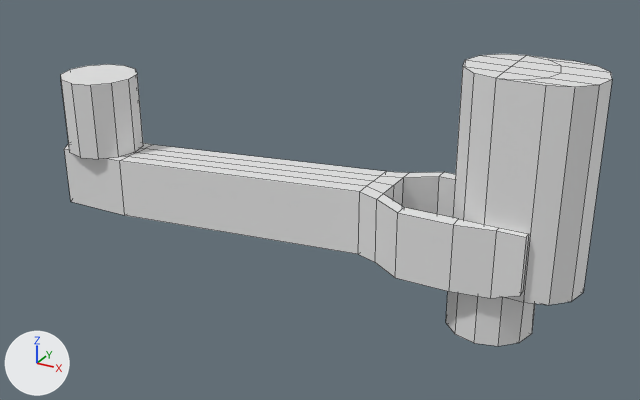
A saved change to the OBJ model art/3D_Env/3D_Assets/3D_Models/Env_Models/Panopticon/CellCranePrt.03.obj.
The view is the same before and after, from a camera (50 mm lens) standing at (6.64, -22.66, 14.12) and looking at (-5.9, 0.16, 2.71). Lighting does not change. The marker at lower left points along +X, +Y and +Z. The older version comes first. Mesh edges are drawn as thin lines. Where no turn or scale is listed for an object, it has been applied to the vertices.

The older version as bpy lines, for what is in view:
```python
me_cellcraneprt_03 = bpy.data.meshes.new('CellCranePrt.03')
me_cellcraneprt_03.from_pydata(...)  # 152 vertices, 138 faces; spans x -16.0..2.6, y -1.8..1.8, z 0.0..7.9
ob_cellcraneprt_03 = bpy.data.objects.new('CellCranePrt.03', me_cellcraneprt_03)
ob_cellcraneprt_03.location = (0.0, 0.0, 0.0)
```
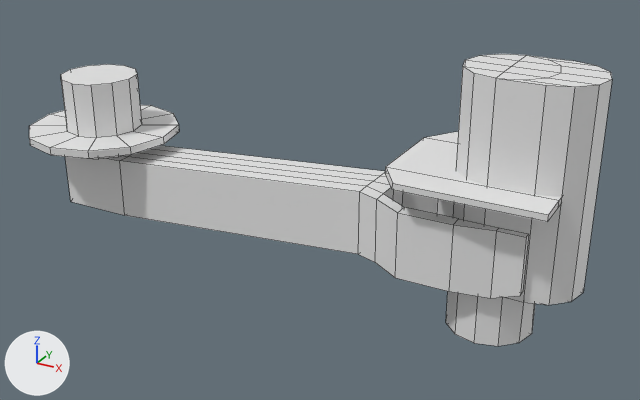
Changed parts and their boxes (x1, y1, x2, y2) in the pictures (640 x 400 px):
'CellCranePrt.03', reshaped: before (61, 54, 612, 346); after (29, 54, 612, 346)
part 1 of me_cellcraneprt_03, added: after (385, 132, 562, 222)
part 2 of me_cellcraneprt_03, built on: before (61, 74, 143, 159); after (29, 74, 179, 159)

The change, as a list of edits to the scene's bpy script:
```text
Change me_cellcraneprt_03:
    used by ob_cellcraneprt_03; location = (0.0, 0.0, 0.0)
    remove me_cellcraneprt_03.from_pydata(...)  # 152 vertices, 138 faces; spans x -16.0..2.6, y -1.8..1.8, z 0.0..7.9
    add me_cellcraneprt_03.from_pydata(...)  # 216 vertices, 200 faces; spans x -17.2..2.6, y -2.6..2.6, z 0.0..7.9
    me_cellcraneprt_03 part 1: a new loose piece of 16 vertices spanning x -3.0..2.0, y -2.4..2.4, z 4.7..4.9
    me_cellcraneprt_03 part 2
    12 faces are deleted
    24 vertices are added at x -17.2..-12.0, y -2.6..2.6, z 3.6..3.8
    12 new vertices lie (0.0, 0.0, 0.5) away from vertices in x -15.9..-13.3, y -1.3..1.3, z 3.1
    12 new vertices lie (0.0, 0.0, -1.9) away from vertices in x -15.9..-13.3, y -1.3..1.3, z 5.7
    60 new faces join them
```
